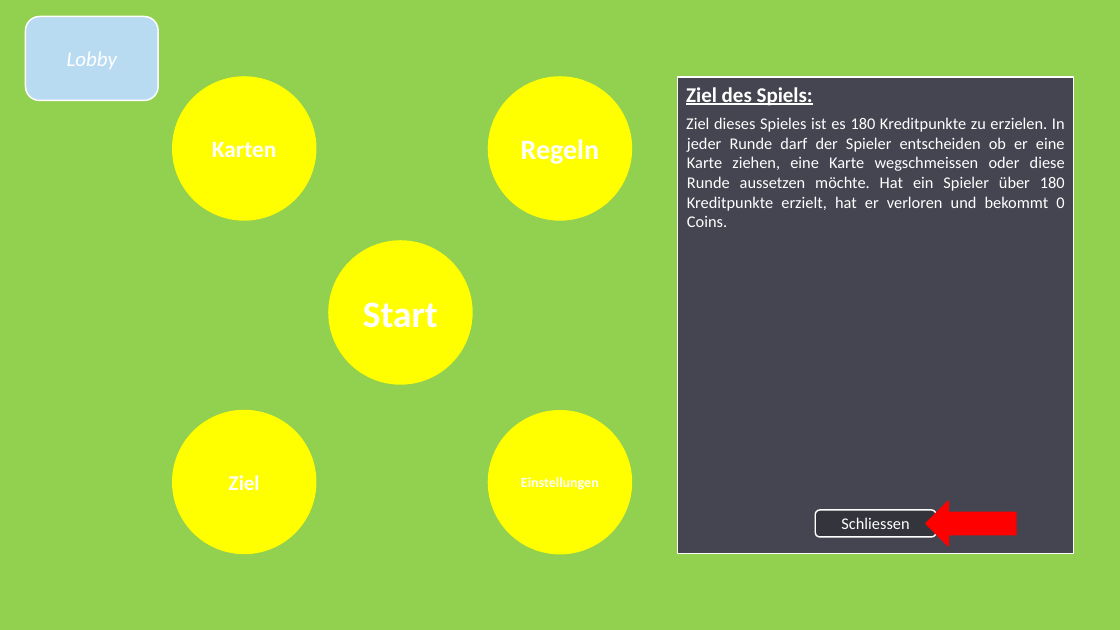
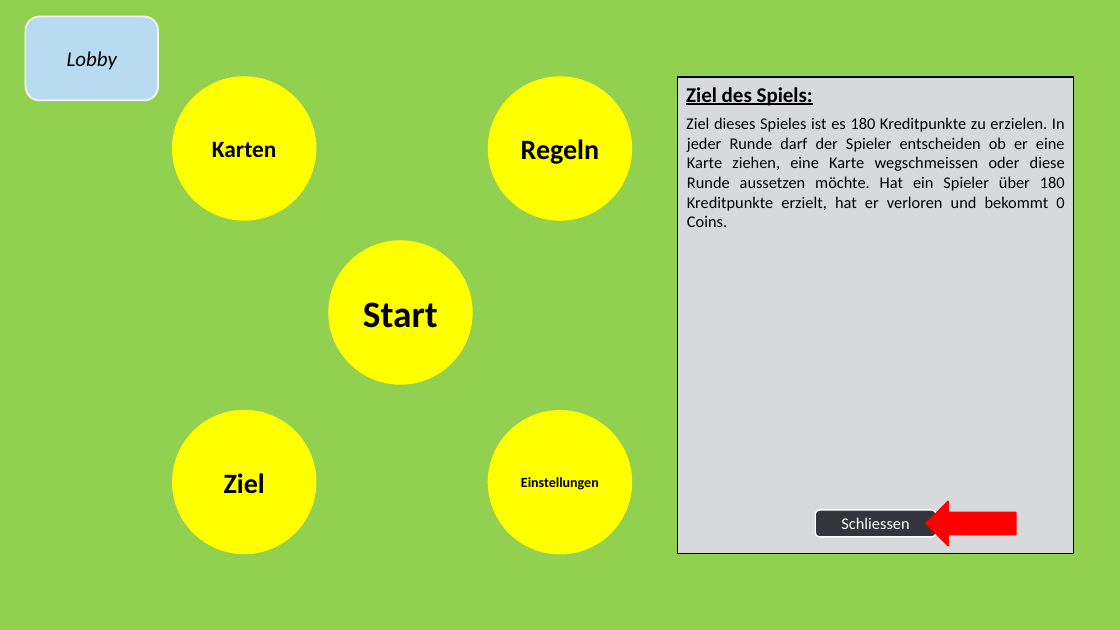
Before and after one commit to jnussbaum/TheBachelorsChaseGame, a slide deck: slide 10 of documents/Meilensteine/Meilenstein I/Meilenstein_1_Präsentation.pptx. Drawn at 1120x630 pixels with LibreOffice and Linux fonts; fonts in the diff are those of the drawing; background and template pictures are left out. Boxes give left, top, right and bottom in pixels: in the first picture for what was removed or moved away, otherwise in the second. Text is boxed around its words. In the diff, an @@ line names an element or a change of style, - is before the commit and + after.

```diff
--- a/documents/Meilensteine/Meilenstein I/Meilenstein_1_Präsentation.pptx
+++ b/documents/Meilensteine/Meilenstein I/Meilenstein_1_Präsentation.pptx
@@ text colour #FFFFFF to #000000 in 5 elements at (x1=329, y1=241, x2=472, y2=384), (x1=173, y1=77, x2=316, y2=220), (x1=489, y1=77, x2=632, y2=220), (x1=489, y1=411, x2=632, y2=554), (x1=25, y1=17, x2=158, y2=101) @@
@@ rectangle "Ziel des Spiels:" at (x1=678, y1=77, x2=1074, y2=554): text colour #FFFFFF to #000000; fill #454551 to #D8D9DC; outline #FFFFFF 1.25 pt to #000000 1.25 pt @@
@@ ellipse "Ziel" at (x1=173, y1=411, x2=316, y2=554): size 18 to 24 pt, text colour #FFFFFF to #000000 @@
```
Also in this commit, not shown: 16 other slides changed, 6 other files.
